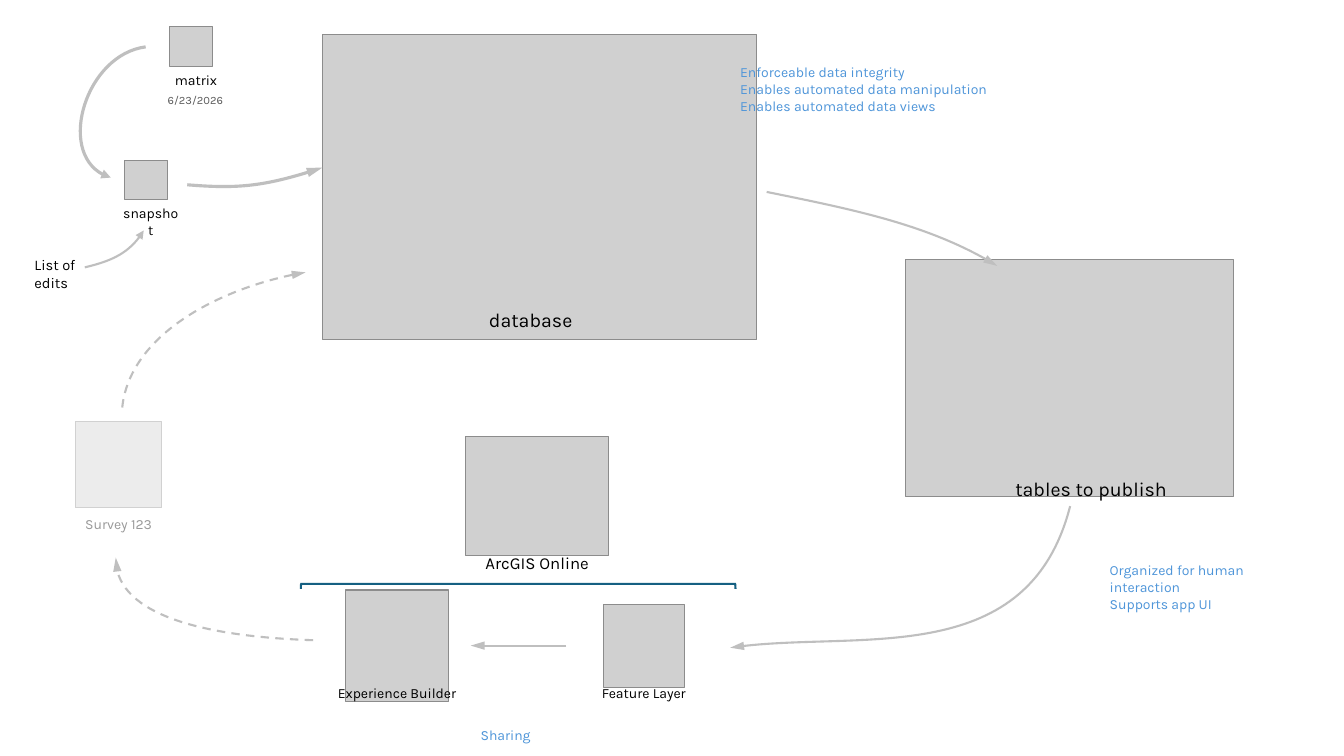
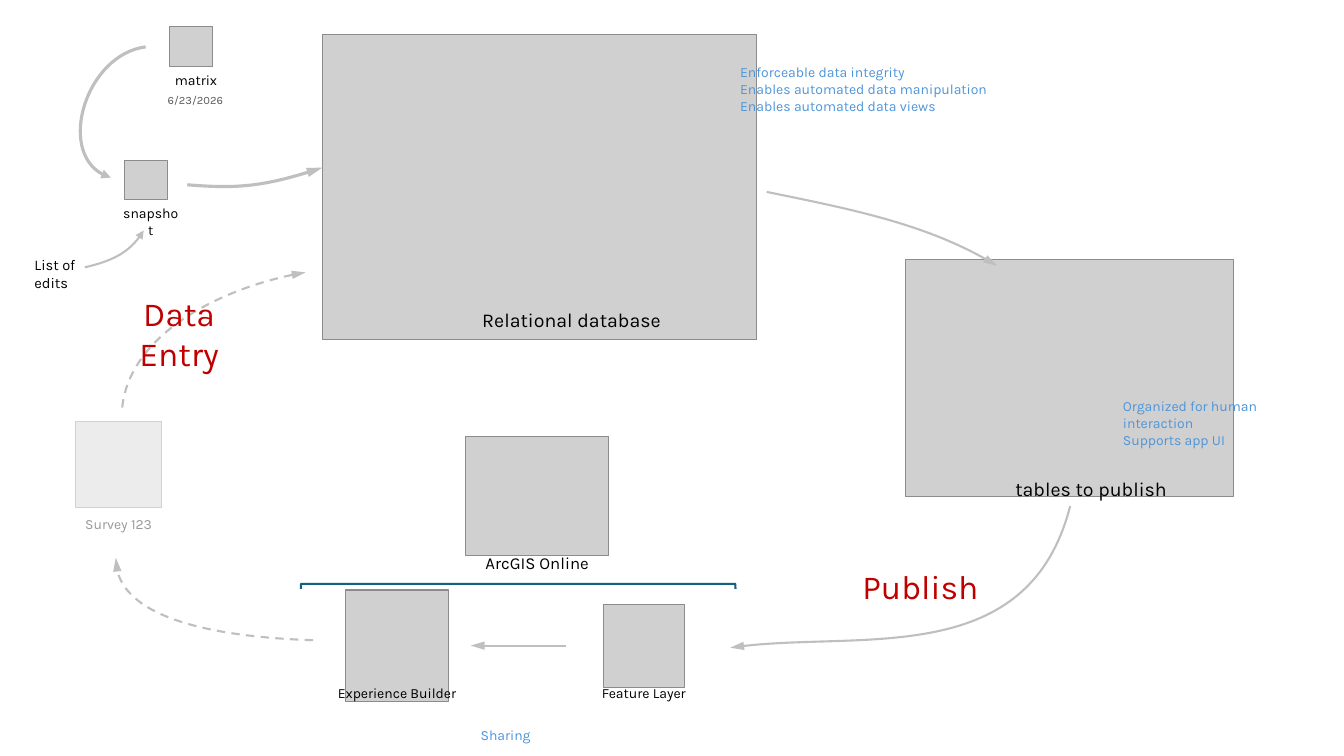
Before and after one commit to WA-Nearshore/seagrass-restoration-processing, a slide deck: slide 10 of docs/seagrass_restoration_storymap_notes.pptx. Drawn at 1344x756 pixels with LibreOffice and Linux fonts; fonts in the diff are those of the drawing; grey boxes stand for pictures. Boxes give left, top, right and bottom in pixels: in the first picture for what was removed or moved away, otherwise in the second. Text is boxed around its words. In the diff, an @@ line names an element or a change of style, - is before the commit and + after.

Commit message:
First look at joining monitoring data.

```diff
--- a/docs/seagrass_restoration_storymap_notes.pptx
+++ b/docs/seagrass_restoration_storymap_notes.pptx
@@ text added at [139, 300, 219, 375], 24 pt, text #C00000 @@
+Data
+Entry
@@ text at [482, 313, 660, 328]: text changed @@
-database
+Relational database
@@ text "Organized for human interaction": place and size @@
-text "Organized for human interaction" at [1110, 565, 1244, 613]
+text "Organized for human interaction" at [1123, 398, 1257, 448]
@@ text added at [862, 576, 978, 600], 24 pt, text #C00000 @@
+Publish
```
Also in this commit, not shown: 3 other slides changed, 2 slides added, 1 slide removed, 3 other files.
